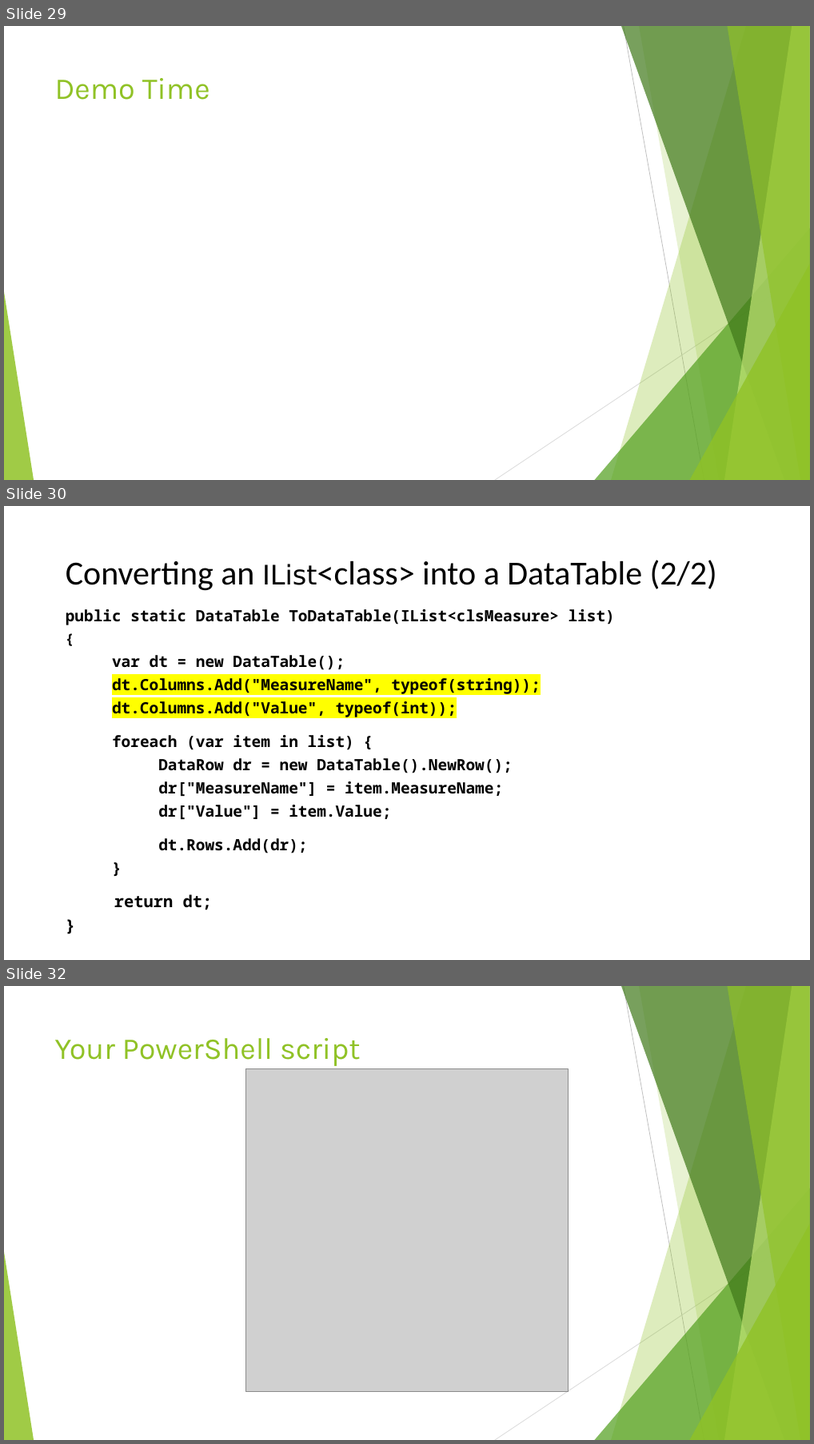
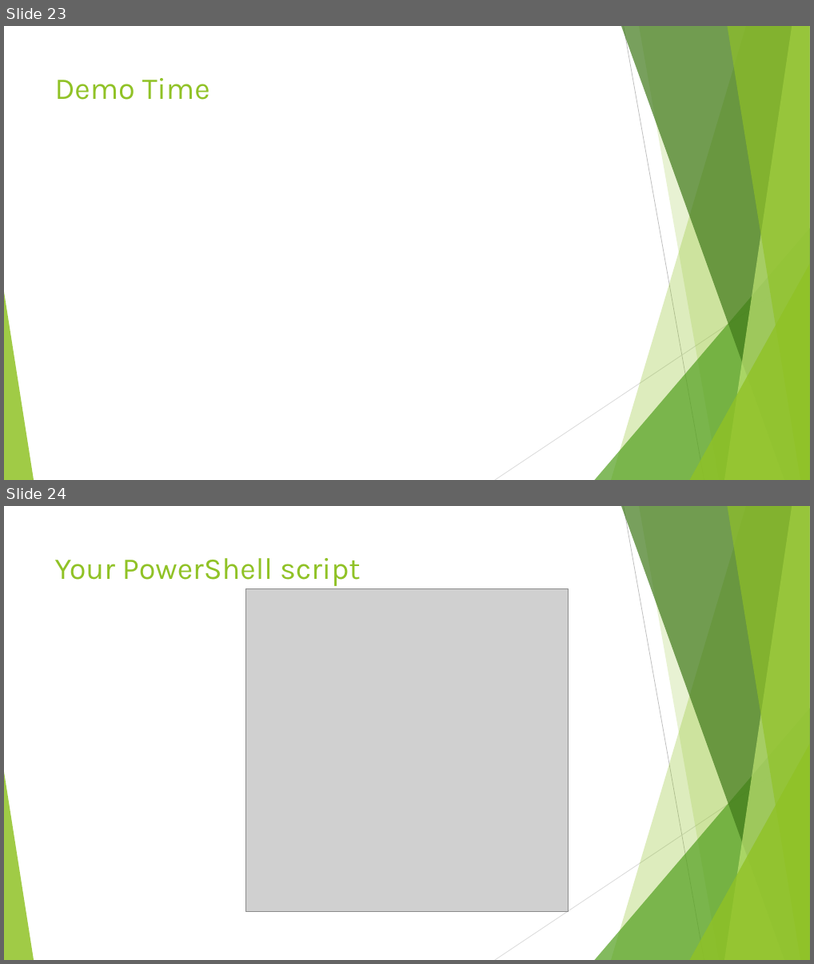
Before and after one commit to jbfoushee/MyPresentations, a slide deck: Datatables_and_Dataframes_to_SQL_Procs/User-defined Table Types.pptx. Shown one above the other, each under a label of ours: slides 29, 30 and 32 before the commit, slides 23 and 24 after it; the slides between them are not shown. The pictures are 814x1444 and 814x964 pixels, drawn with LibreOffice and Linux fonts; fonts in the diff are those of the drawing; grey boxes stand for pictures. Boxes give left, top, right and bottom in pixels: in the first picture for what was removed or moved away, otherwise in the second. Text is boxed around its words. In the diff, an @@ line names an element or a change of style, - is before the commit and + after.

```diff
--- a/Datatables_and_Dataframes_to_SQL_Procs/User-defined Table Types.pptx
+++ b/Datatables_and_Dataframes_to_SQL_Procs/User-defined Table Types.pptx
@@ slide 30 removed at [4, 506, 810, 960], background #FFFFFF @@
@@ title removed at [66, 560, 718, 591] @@
-Converting an IList<class> into a DataTable (2/2)
@@ text removed at [66, 609, 615, 910] @@
-public static DataTable ToDataTable(IList<clsMeasure> list)
-{
-var dt = new DataTable();
-dt.Columns.Add("MeasureName", typeof(string));
-dt.Columns.Add("Value", typeof(int));
-foreach (var item in list) {
-DataRow dr = new DataTable().NewRow();
-dr["MeasureName"] = item.MeasureName;
-dr["Value"] = item.Value;
-dt.Rows.Add(dr);
-}
-return dt;
-}
@@ what was slide 29 is now slide 23 @@
@@ what was slide 32 is now slide 24 @@
```
Also in this commit, not shown: 2 slides changed, 1 slide added, 8 other slides removed, 1 other file.
